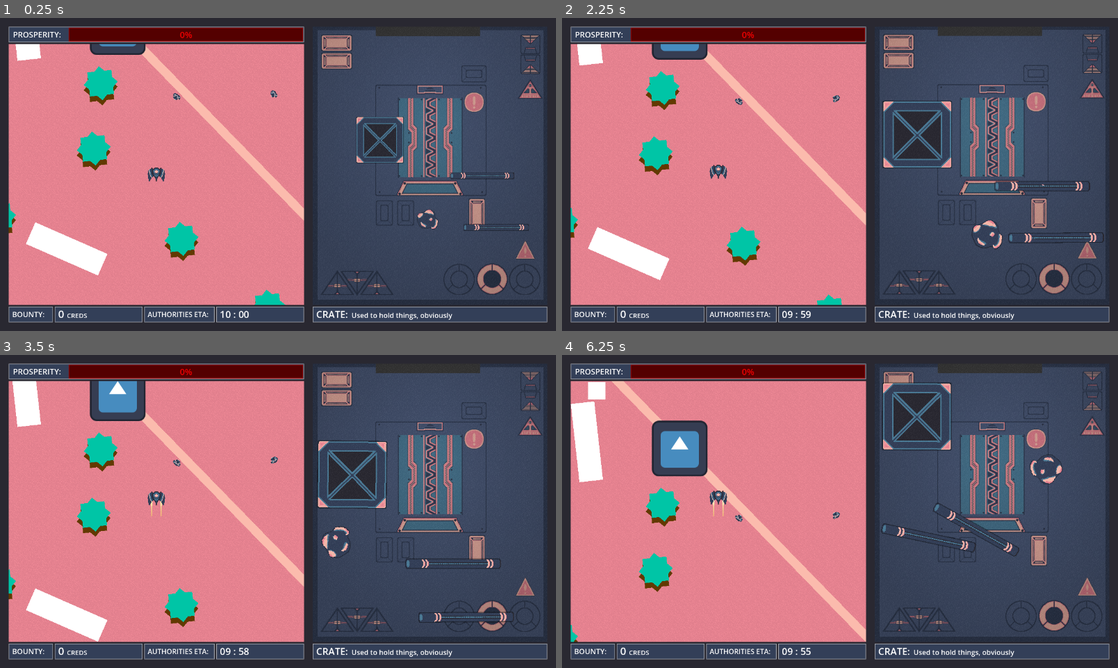
Above: before the commit, frames 1-4 (two rows, left to right).
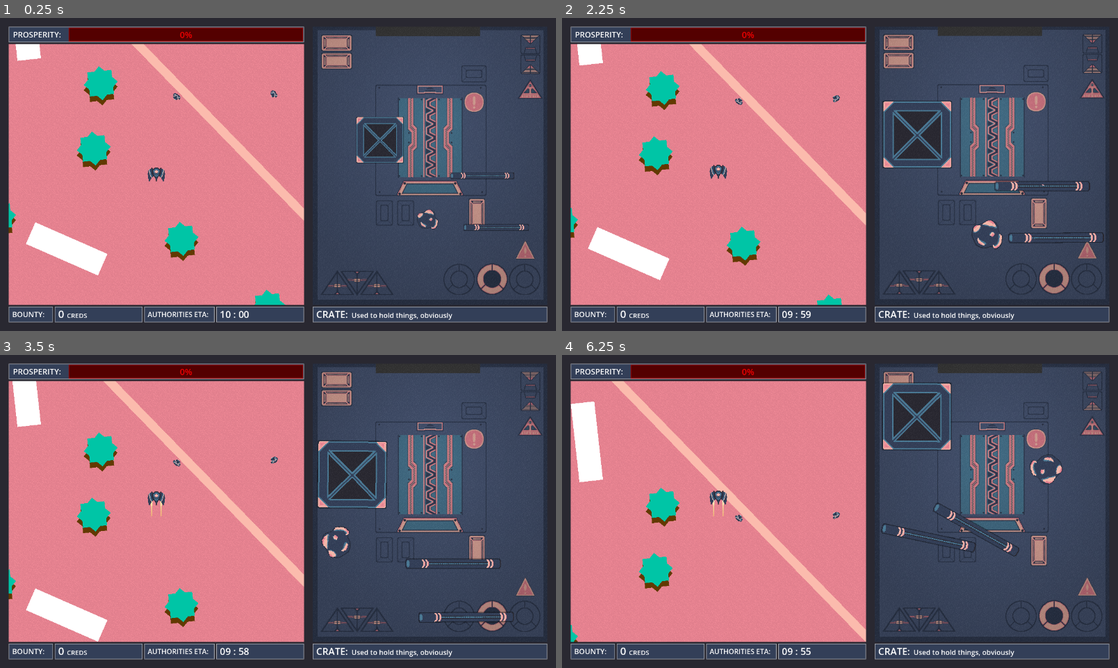
Above: after the commit, the same moments.

Repository: AstralStew/ProjectThornbury
Game: Godot game, scene res://Scenes/MainScene.tscn
The game is run twice, just before and just after one commit, with the same random seed, the same clock (stepped at 60 frames per second) and the same inputs. The engine's default icon, where the game draws it, is replaced by a stand-in: a white triangle on a blue panel in a dark square.
Inputs (mouse positions are in pixels of both pictures, inside the frame that each line leads up to):
- Up to frame 1 (0.25 s): no input
- Up to frame 2 (2.25 s): drag from (995, 165) to (834, 93) at 0.52 s; drag from (940, 143) to (834, 96) at 1.27 s; move the mouse to (1045, 183) at 2.02 s; hold D (MoveRight) from 2.03 s (still down); hold Shift (Boost) from 2.03 s (still down); click (1045, 183) at 2.17 s
- Up to frame 3 (3.5 s): release D (MoveRight) at 2.75 s; release Shift (Boost) at 2.75 s; drag from (411, 596) to (177, 442) at 2.77 s
- Up to frame 4 (6.25 s): drag from (1029, 617) to (895, 524) at 3.52 s; drag from (673, 464) to (1112, 367) at 4.27 s; move the mouse to (867, 511) at 5.02 s; hold S (MoveDown) 5.03-5.75 s; hold Shift (Boost) 5.03-5.75 s; click (867, 511) at 5.17 s; drag from (756, 433) to (1112, 392) at 5.77 s

The runs differ from the first frame. In frame 1, 0.3% of the frame differs, in the area x 16-27%, y 8-12%; in frame 2, 0.5%; in frame 3, 1.3%; in frame 4, 2.0%, in the area x 4-27%, y 8-39%.

Commit message:
Small fix

Diff:
--- a/Scenes/OutsidePrefabs/outside.tscn
+++ b/Scenes/OutsidePrefabs/outside.tscn
@@ -7,7 +7,6 @@
 [ext_resource type="PackedScene" uid="uid://dtkur4468wq5q" path="res://Scenes/OutsidePrefabs/collectable_crate.tscn" id="3_dw31t"]
 [ext_resource type="Texture2D" uid="uid://bs8wppq8ctccy" path="res://Assets/Images/Ships/Ships_Sheet.png" id="3_slk23"]
 [ext_resource type="Script" uid="uid://c7fg3jgojxubh" path="res://Scripts/ship_trail.gd" id="5_hhqqv"]
-[ext_resource type="Texture2D" uid="uid://culse33bfkhrh" path="res://icon.svg" id="8_lksva"]
 [ext_resource type="Script" uid="uid://dvgg4pi46sf3l" path="res://Scripts/NotificationManager.gd" id="9_2x00p"]
 
 [sub_resource type="Curve" id="Curve_mf7ev"]
@@ -101,15 +100,5 @@
 
 [node name="Line2D" type="Line2D" parent="SubViewportContainer/SubViewport/Ship" unique_id=223409123]
 
-[node name="ColorRect" type="ColorRect" parent="SubViewportContainer/SubViewport" unique_id=1648102866]
-offset_left = 31.0
-offset_top = 66.0
-offset_right = 70.99997
-offset_bottom = 106.0
-
-[node name="Sprite2D" type="Sprite2D" parent="SubViewportContainer/SubViewport" unique_id=1740866263]
-position = Vector2(242, 219)
-texture = ExtResource("8_lksva")
-
 [node name="NotificationManager" type="Node2D" parent="SubViewportContainer/SubViewport" unique_id=1939579723]
 script = ExtResource("9_2x00p")
